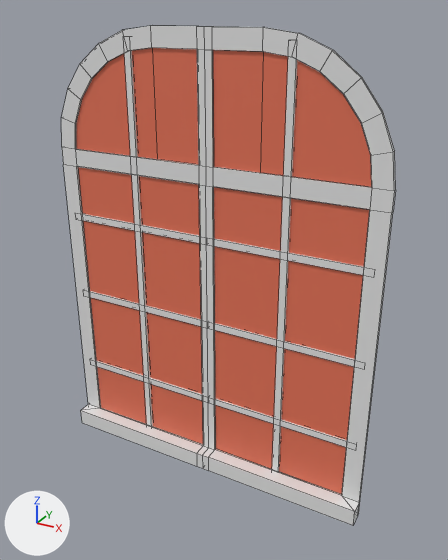
The FBX model Assets/Graphics/Models/windows_full.fbx, before and after one commit.
Before and after are seen from a 50 mm camera at (-39.43, 7.32, 2.93) aimed at (-40.89, 9.97, 1.6). Lighting does not change. The marker at lower left points along +X, +Y and +Z. The first picture is the older version. Mesh edges are drawn as thin lines. Where no turn or scale is listed for an object, it has been applied to the vertices.

Names of what the first picture shows: 'windows full'.
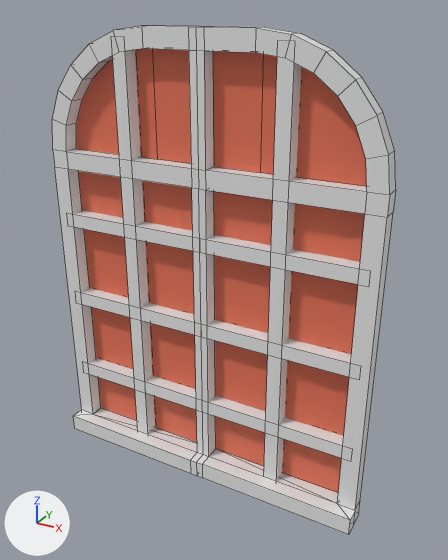
Pixel boxes (x1, y1, x2, y2) of what changed, in the pictures (448 x 560 px; the box of a moved part takes in the faces that stretch with it):
'windows full', reshaped
    before: (61, 25, 396, 525)
    after: (52, 25, 396, 534)
part 1 of me_cube_026, moved or reshaped
    before: (124, 50, 153, 427)
    after: (112, 50, 155, 434)
part 2 of me_cube_026, moved or reshaped
    before: (89, 291, 355, 367)
    after: (81, 288, 351, 377)
part 3 of me_cube_026, moved or reshaped
    before: (82, 214, 364, 275)
    after: (73, 210, 360, 284)
part 4 of me_cube_026, moved or reshaped
    before: (272, 57, 297, 473)
    after: (264, 57, 301, 481)
part 5 of me_cube_026, rebuilt (15% taller)
    before: (96, 360, 347, 447)
    after: (88, 358, 344, 458)
part 6 of me_cube_026, moved or reshaped
    before: (61, 25, 396, 525)
    after: (52, 25, 396, 534)

Edits to the bpy script that builds the scene:
```text
Change me_cube_026:
    used by ob_windows_full; location = (-41.0, 10.0, 0.0)
    remove me_cube_026.from_pydata(...)  # 172 vertices, 128 faces; spans x -0.95..0.95, y -0.1..0.0, z 0.35..2.85
    add me_cube_026.from_pydata(...)  # 168 vertices, 125 faces; spans x -0.95..0.95, y -0.17..0.0, z 0.35..2.85
    me_cube_026 part 1: the loose piece of 8 vertices spanning x -0.47..-0.43, y -0.02..0.0, z 0.4..2.8 is scaled about its middle by (2, 4.57, 1), then moved by (0.0, -0.04, 0.0)
    me_cube_026 part 2: the loose piece of 12 vertices spanning x -0.9..0.9, y -0.02..0.0, z 1.28..1.32 is scaled about its middle by (1, 4.57, 2), then moved by (0.0, -0.04, 0.0)
    me_cube_026 part 3: the loose piece of 12 vertices spanning x -0.9..0.9, y -0.02..0.0, z 1.78..1.82 is scaled about its middle by (1, 4.57, 2), then moved by (0.0, -0.04, 0.0)
    me_cube_026 part 4: the loose piece of 8 vertices spanning x 0.43..0.47, y -0.02..0.0, z 0.4..2.8 is scaled about its middle by (2, 4.57, 1), then moved by (0.0, -0.04, 0.0)
    me_cube_026 part 5: the loose piece of 12 vertices spanning x -0.9..0.9, y -0.02..0.0, z 0.78..0.82 is rebuilt with 8 vertices and now spans x -0.9..0.9, y -0.09..0.0, z 0.76..0.84
    me_cube_026 part 6
    66 vertices in x -0.95..0.95, y -0.1..-0.02, z 0.35..2.85 move by (0.0, -0.07, 0.0)
```
